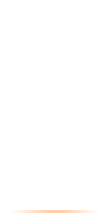
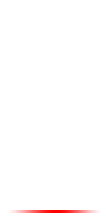
Comparing the layer stacks of the two 106x218 images. Changes:
painted on "Line 1" over (9, 210, 100, 213)
